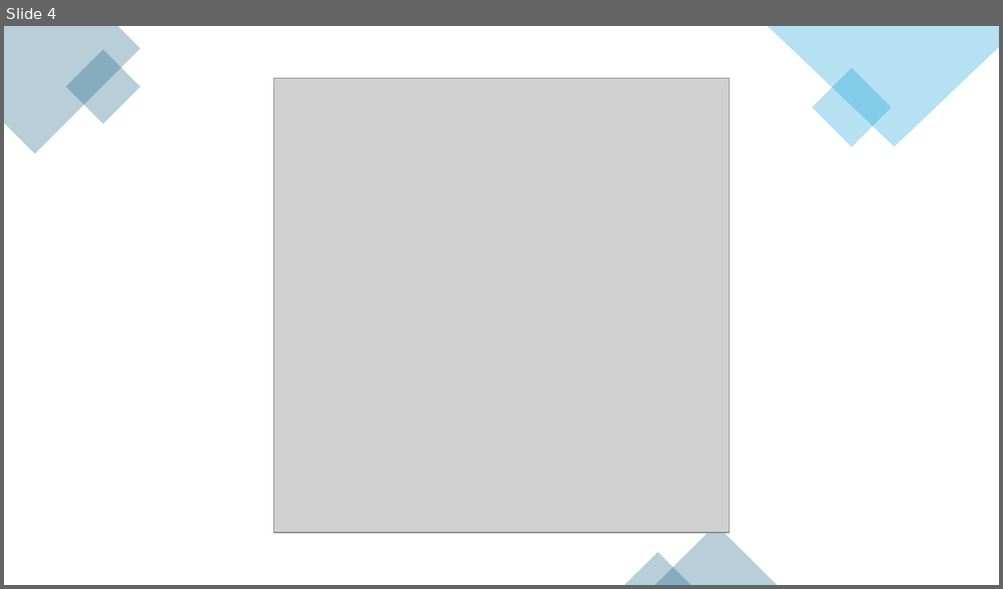
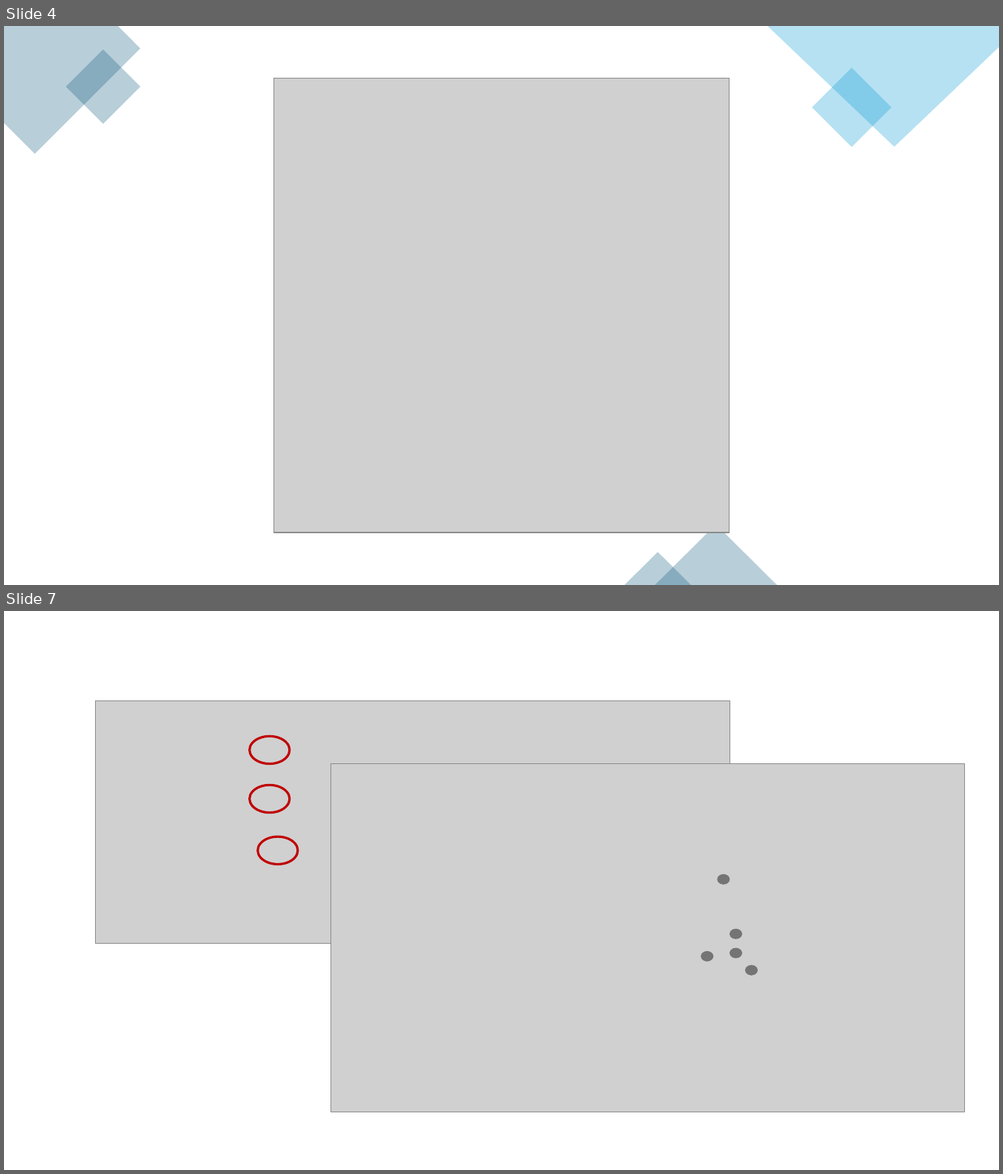
Before and after one commit to profmaxgds/examweaver-pro, a slide deck: logos/IdentidadeVisual.pptx. Shown one above the other, each under a label of ours: slide 4 before the commit, slides 4 and 7 after it; the slides between them are not shown. The pictures are 1003x589 and 1003x1174 pixels, drawn with LibreOffice and Linux fonts; fonts in the diff are those of the drawing; grey boxes stand for pictures. Boxes give left, top, right and bottom in pixels: in the first picture for what was removed or moved away, otherwise in the second. Text is boxed around its words. In the diff, an @@ line names an element or a change of style, - is before the commit and + after.

```diff
--- a/logos/IdentidadeVisual.pptx
+++ b/logos/IdentidadeVisual.pptx
@@ slide 7 added at box(4, 611, 999, 1170), background #FFFFFF @@
@@ picture added at box(96, 701, 730, 944) @@
@@ ellipse added at box(250, 736, 290, 764), outline #C00000 2.25 pt @@
@@ picture added at box(331, 764, 965, 1113) @@
@@ ellipse added at box(250, 786, 290, 813), outline #C00000 2.25 pt @@
@@ ellipse added at box(258, 837, 298, 865), outline #C00000 2.25 pt @@
@@ ellipse added at box(717, 874, 730, 885), fill #747474 @@
@@ ellipse added at box(729, 929, 742, 940), fill #747474 @@
@@ ellipse added at box(701, 951, 714, 962), fill #747474 @@
@@ ellipse added at box(729, 948, 742, 959), fill #747474 @@
@@ ellipse added at box(745, 965, 757, 976), fill #747474 @@
```
Also in this commit, not shown: 3 other slides added, 2 slides removed, 4 other files.
